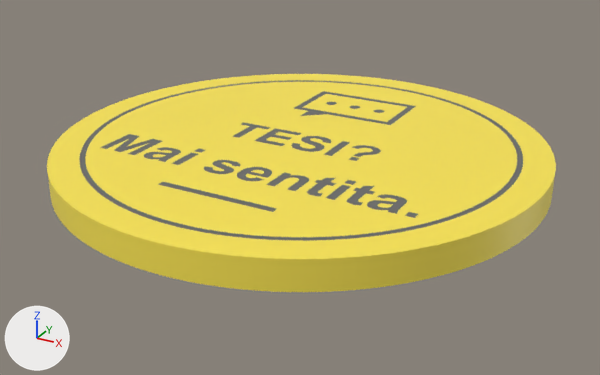
Renders of the glTF model public/products/sottobicchiere-tesi-mai-sentita.glb from each side of a commit.
The view is the same before and after, from a 50 mm camera at (0.0537, -0.0979, 0.0457) aimed at (0.0008, -0.0018, -0.0023). Every picture has the same lights, and +X, +Y and +Z are marked at lower left. The older version comes first. Where no turn or scale is listed for an object, it has been applied to the vertices. Vertices at exactly the same position are counted once.

Names of what the first picture shows: 'coaster_base', 'coaster_ink'.
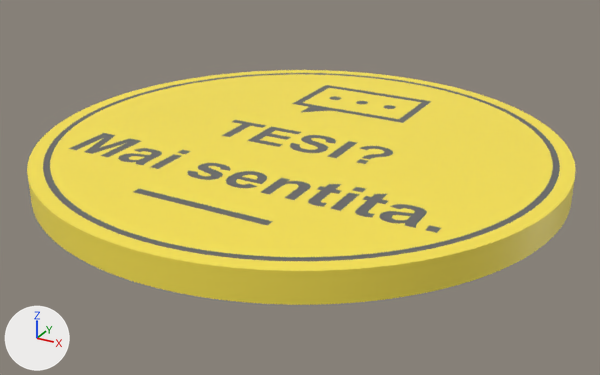
Patch to the scene script:
```diff
--- a/public/products/sottobicchiere-tesi-mai-sentita.glb.py
+++ b/public/products/sottobicchiere-tesi-mai-sentita.glb.py
@@ me_coaster_base @@
 # used by ob_coaster_base; location = (0.0, 0.0, 0.0)
-me_coaster_base.from_pydata(...)  # 3254 vertices, 6504 faces; spans x -0.035..0.035, y -0.035..0.035, z 0.0..0.004
+me_coaster_base.from_pydata(...)  # 3254 vertices, 6504 faces; spans x -0.0375..0.0375, y -0.0375..0.0375, z 0.0..0.004
+# me_coaster_base part 1: 3250 of 3254 vertices moved; they spanned x -0.035..0.035, y -0.035..0.035, z 0.0..0.004 and now span x -0.0375..0.0375, y -0.0375..0.0375, z 0.0..0.004; mean shift (0.0003, -0.0004, 0.0); largest move (-0.035, 0.0, 0.004) -> (-0.0318, -0.0157, 0.004)
 me_coaster_base.materials.append(mat_defaultmaterial)
@@ me_coaster_ink @@
 # used by ob_coaster_ink; location = (0.0, 0.0, 0.0)
-me_coaster_ink.from_pydata(...)  # 2934 vertices, 5788 faces; spans x -0.0308..0.0308, y -0.0308..0.0308, z 0.0034..0.004
+me_coaster_ink.from_pydata(...)  # 2934 vertices, 5788 faces; spans x -0.0355..0.0355, y -0.0355..0.0355, z 0.0034..0.004
+# me_coaster_ink part 2: the whole mesh is scaled about its middle by (1.15, 1.15, 1)
 me_coaster_ink.materials.append(mat_defaultmaterial_001)
```

Pixel boxes (x1, y1, x2, y2) of what changed, in the pictures (600 x 375 px):
'coaster_base', reshaped (8% wider, 8% taller)
    before: (47, 74, 556, 292)
    after: (27, 70, 576, 305)
'coaster_ink', rescaled (16% wider, 17% taller)
    before: (79, 80, 523, 241)
    after: (43, 73, 560, 261)
